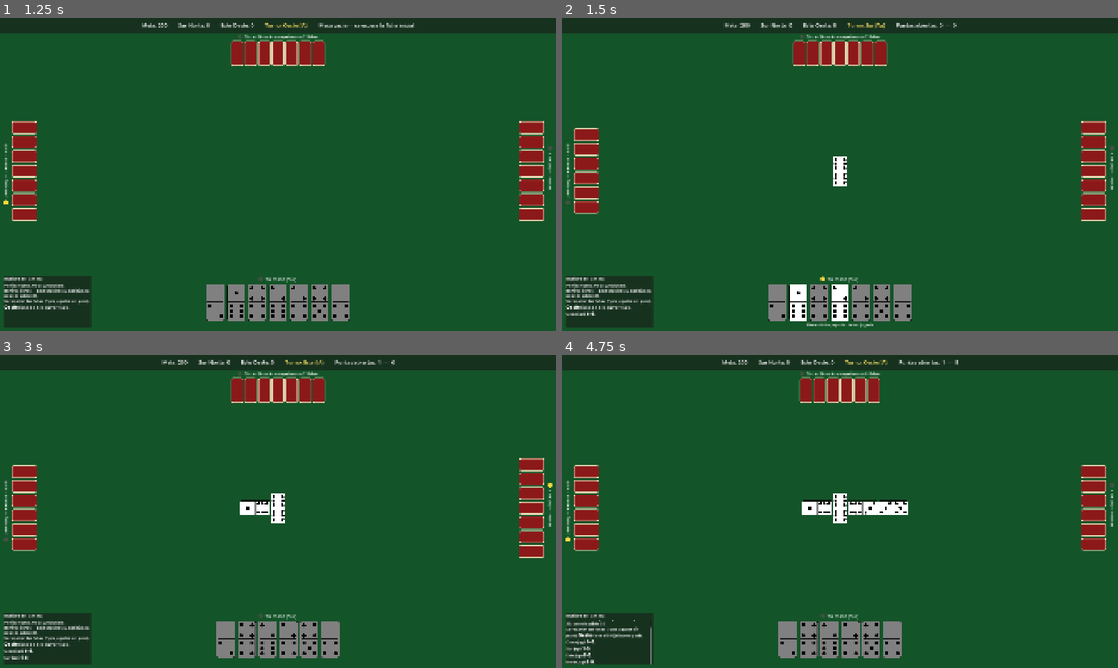
Above: before the commit, frames 1-4 (two rows, left to right).
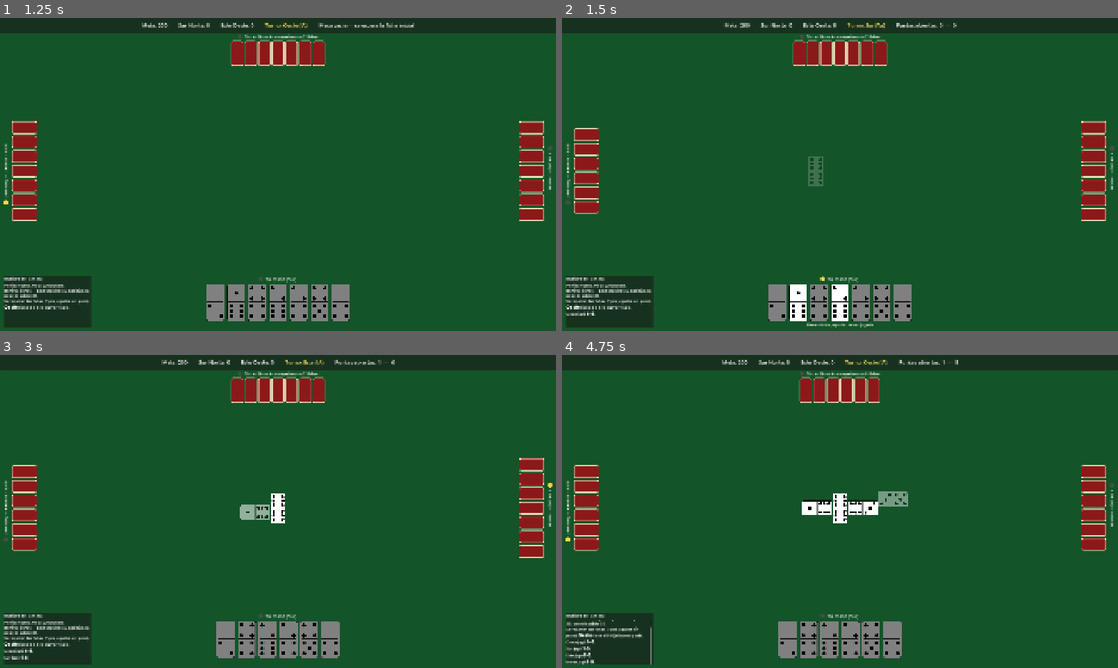
Above: after the commit, the same moments.

Repository: sact1909/domino-game
Game: Godot game, scene res://scenes/Boot.tscn
Same seed, same stepped clock (60 frames per second), same inputs: the game is played once before the commit and once after it.
Inputs (mouse positions are in pixels of both pictures, inside the frame that each line leads up to):
- Up to frame 1 (1.25 s): click "Comenzar partida" at 0.5 s
- Up to frame 2 (1.5 s): tap Enter at 1.25 s
- Up to frame 3 (3 s): click (233, 639) at 2.02 s; click (255, 508) at 2.77 s
- Up to frame 4 (4.75 s): tap Space at 3.5 s; tap Enter at 4.25 s

Frame 1 is identical in both runs. In frame 2, 0.4% of the frame differs, in the area x 44-52%, y 44-54%; in frame 3, 0.3%; in frame 4, 0.4%.

Commit message:
added animation for the tiles

Diff:
--- a/scripts/Main.gd
+++ b/scripts/Main.gd
@@ -62,6 +62,12 @@
 ## Con el tablero de 712 de alto, 105 entra con 30 px de sobra. 110 se pasaría por 3, que
 ## es demasiado poco margen para fiarse de una muestra de 200 manos.
 const BOARD_TILE_LENGTH := 105.0
+
+## Cuánto dura y cuánto recorre la entrada de una ficha. Corta y bien por debajo de la
+## pausa entre turnos (0.9 s en local, 0.6 s en el servidor) para que siempre termine
+## antes de que la mesa se vuelva a dibujar.
+const PLAY_ANIM_TIME := 0.28
+const PLAY_ANIM_TRAVEL := 150.0
 const BOARD_TILE_SCALE := BOARD_TILE_LENGTH / 128.0
 
 ## Hasta dónde puede llegar la hilera a cada lado antes de doblar, en unidades naturales.
@@ -155,6 +161,12 @@
 var pending_ends: Array = []
 var end_highlights: Array = []
 var end_slots: Dictionary = {}
+
+# Ficha recién jugada, para animar su llegada. El evento dice QUIÉN jugó; de qué lado
+# entró se deduce comparando la mesa con la que se dibujó la vez anterior.
+var pending_arrival: Dictionary = {}
+var last_board_count: int = 0
+var last_opening_index: int = -1
 var cancel_choice_button: Button
 var pending_hand_idx: int = -1
 
@@ -1058,6 +1070,9 @@
 	match str(e.get("type", "")):
 		"played":
 			_log("%s jugó [b]%s[/b]." % [_seat_label(e.seat), str(e.tile)])
+			# El evento llega ANTES del estado nuevo, así que cuando se dibuje la mesa ya
+			# se sabe de quién es la ficha que acaba de aparecer.
+			pending_arrival = {"seat": int(e.seat)}
 		"passed":
 			_log("%s pasa (no tiene fichas con %d ni %d)." % [_seat_label(e.seat), e.left_end, e.right_end])
 			_show_toast("%s pasó" % _seat_label(e.seat))
@@ -1398,6 +1413,10 @@
 		c.queue_free()
 
 	if pub.board.is_empty() or pub.opening_tile_index < 0:
+		# Mano nueva: se olvida lo anterior para no animar una ficha que no acaba de caer.
+		pending_arrival = {}
+		last_board_count = 0
+		last_opening_index = -1
 		return
 
 	var anchor_tile: Domino = pub.board[pub.opening_tile_index]
@@ -1420,9 +1439,29 @@
 	# Cada lado arranca calzando con la punta que la ficha inicial le expone: la
 	# derecha con "b" y la izquierda con "a". El lado derecho dobla hacia arriba
 	# (-Y); el izquierdo hacia abajo (+Y).
+	var right_placed: Array = _layout_chain(right_chain, chain_start_x, 1.0, -1.0, anchor_tile.b)
+	var left_placed: Array = _layout_chain(left_chain, -chain_start_x, -1.0, 1.0, anchor_tile.a)
+
 	var placements: Array = [anchor_placement]
-	placements.append_array(_layout_chain(right_chain, chain_start_x, 1.0, -1.0, anchor_tile.b))
-	placements.append_array(_layout_chain(left_chain, -chain_start_x, -1.0, 1.0, anchor_tile.a))
+	placements.append_array(right_placed)
+	placements.append_array(left_placed)
+
+	# Cuál de todas es la que acaba de caer, para animar solo esa. Se deduce comparando
+	# con la mesa anterior: si la ficha inicial se corrió un puesto en la lista es que la
+	# nueva entró por la izquierda; si no, por la derecha.
+	var arrival_index: int = -1
+	var arrival_seat: int = -1
+	if not pending_arrival.is_empty() and pub.board.size() == last_board_count + 1:
+		arrival_seat = int(pending_arrival.seat)
+		if right_placed.is_empty() and left_placed.is_empty():
+			arrival_index = 0
+		elif pub.opening_tile_index > last_opening_index:
+			arrival_index = placements.size() - 1
+		else:
+			arrival_index = right_placed.size()
+	pending_arrival = {}
+	last_board_count = pub.board.size()
+	last_opening_index = pub.opening_tile_index
 
 	# Dónde caería la SIGUIENTE ficha en cada punta: es lo que se dibuja como sombra.
 	#
@@ -1479,9 +1518,11 @@
 		fit_scale = min(fit_scale, half_h / spread_y)
 
 	var anchor_screen: Vector2 = board_viewport.size / 2.0
-	for p in placements:
+	for i in range(placements.size()):
+		var p: Dictionary = placements[i]
 		var rot: float = p.get("rotation", 0.0)
-		_place_board_tile(p.domino, anchor_screen + p.offset * fit_scale, fit_scale, rot)
+		var from_seat: int = arrival_seat if i == arrival_index else -1
+		_place_board_tile(p.domino, anchor_screen + p.offset * fit_scale, fit_scale, rot, from_seat)
 
 	end_slots = {}
 	for key in slots:
@@ -1612,7 +1653,9 @@
 	return 0.0
 
 
-func _place_board_tile(t: Domino, center: Vector2, tile_scale: float, rotation_deg: float) -> void:
+## Coloca una ficha en la mesa. Si "from_seat" es un puesto, la ficha entra deslizándose
+## desde ese lado en vez de aparecer de golpe.
+func _place_board_tile(t: Domino, center: Vector2, tile_scale: float, rotation_deg: float, from_seat: int = -1) -> void:
 	var natural: Vector2 = Vector2(64, 128) * tile_scale
 	var tex := TextureRect.new()
 	tex.texture = load(t.texture())
@@ -1623,6 +1666,38 @@
 	tex.position = center - natural / 2.0
 	tex.rotation_degrees = rotation_deg
 	board_viewport.add_child(tex)
+	if from_seat >= 0:
+		_animate_arrival(tex, from_seat)
+
+
+## La ficha recién jugada entra desde el lado de QUIEN LA JUGÓ. Además de llenar la pausa
+## entre turnos, que hasta ahora era tiempo muerto, dice quién jugó sin tener que leer el
+## registro: con tres rivales, ver de dónde viene la ficha es más rápido que buscar el
+## nombre.
+##
+## El tween se crea desde la propia ficha para que muera con ella: la mesa se vuelve a
+## dibujar entera en cada jugada, y una animación apuntando a una ficha ya liberada es un
+## error en tiempo de ejecución.
+func _animate_arrival(tex: TextureRect, from_seat: int) -> void:
+	var landing: Vector2 = tex.position
+	var offset := Vector2.ZERO
+	match _screen_pos(from_seat):
+		POS_BOTTOM:
+			offset = Vector2(0, PLAY_ANIM_TRAVEL)
+		POS_TOP:
+			offset = Vector2(0, -PLAY_ANIM_TRAVEL)
+		POS_LEFT:
+			offset = Vector2(-PLAY_ANIM_TRAVEL, 0)
+		POS_RIGHT:
+			offset = Vector2(PLAY_ANIM_TRAVEL, 0)
+
+	tex.position = landing + offset
+	tex.modulate = Color(1, 1, 1, 0)
+
+	var tween: Tween = tex.create_tween()
+	tween.set_parallel(true)
+	tween.tween_property(tex, "position", landing, PLAY_ANIM_TIME).set_trans(Tween.TRANS_CUBIC).set_ease(Tween.EASE_OUT)
+	tween.tween_property(tex, "modulate:a", 1.0, PLAY_ANIM_TIME)
 
 
 func _render_own_hand() -> void:
